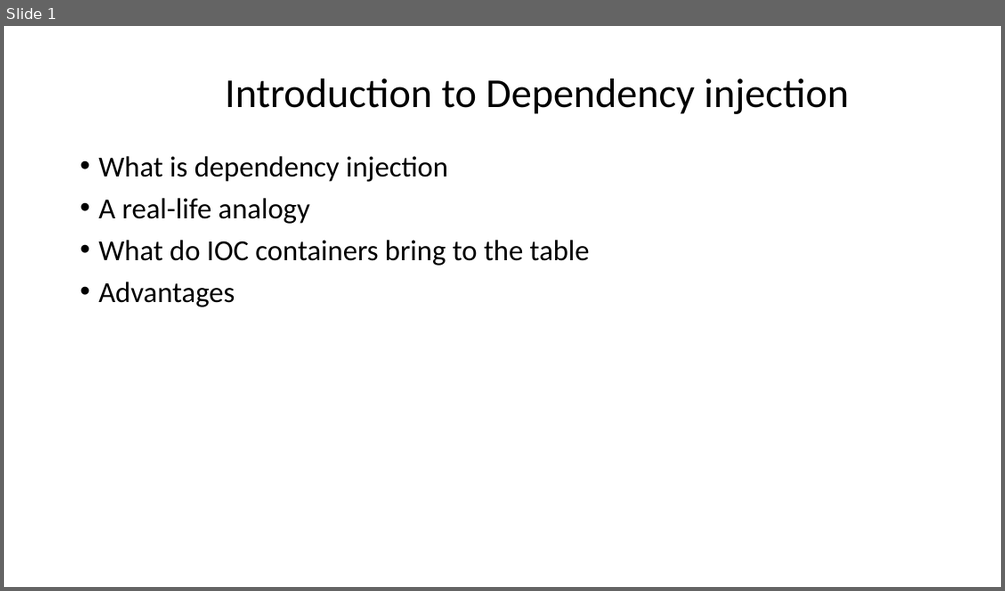
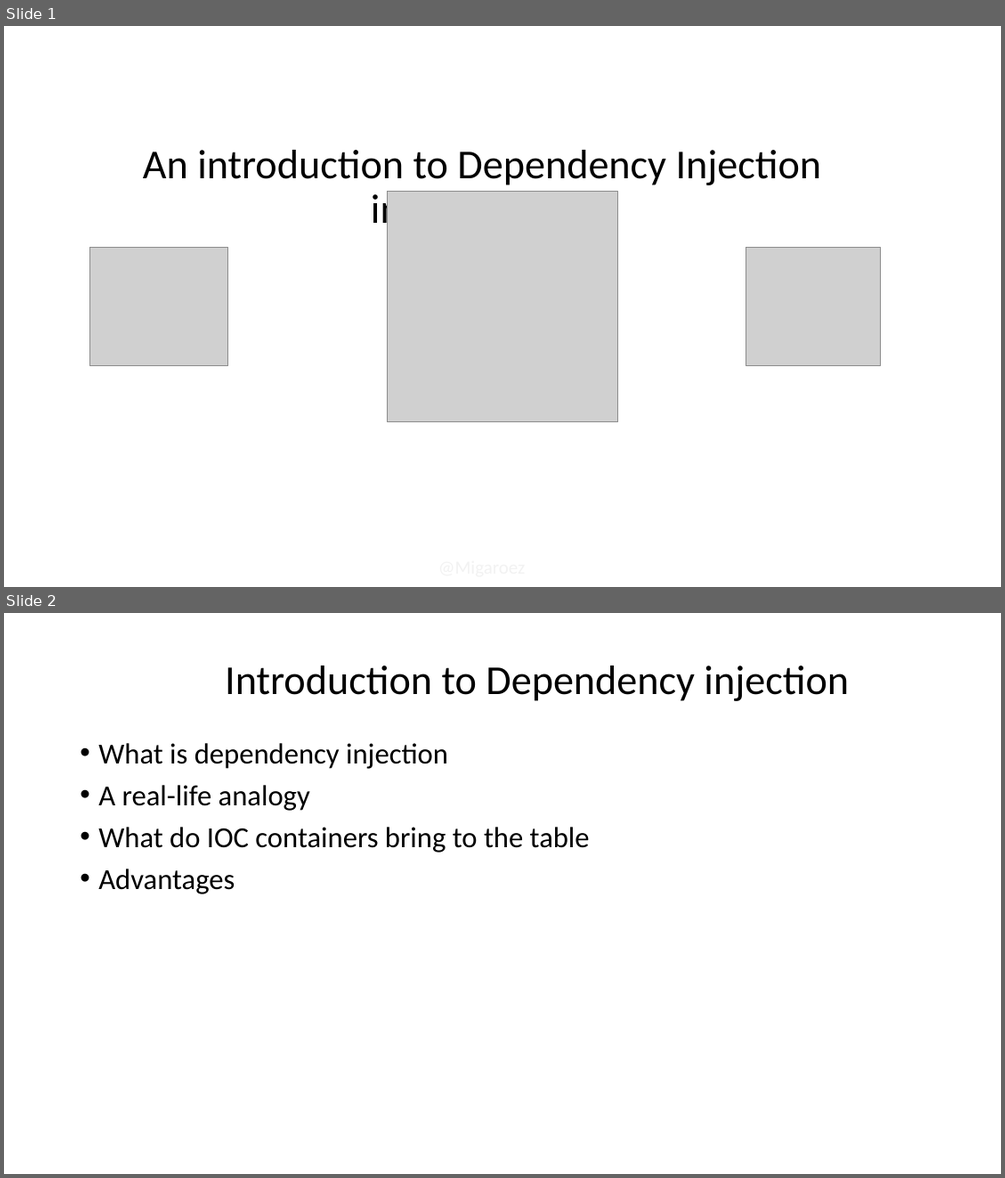
Before and after one commit to Migaroez/CodePatchDependencyInjection, a slide deck: Introduction to Dependency injection.pptx. Shown one above the other, each under a label of ours: slide 1 before the commit, slides 1 and 2 after it. The pictures are 1005x591 and 1005x1178 pixels, drawn with LibreOffice and Linux fonts; fonts in the diff are those of the drawing; grey boxes stand for pictures; background and template pictures are left out. Boxes give left, top, right and bottom in pixels: in the first picture for what was removed or moved away, otherwise in the second. Text is boxed around its words. In the diff, an @@ line names an element or a change of style, - is before the commit and + after.

Commit message:
More presentation flair

```diff
--- a/Introduction to Dependency injection.pptx
+++ b/Introduction to Dependency injection.pptx
@@ slide 1 added at bbox=[4, 26, 1001, 587], background picture (left out) @@
@@ title added at bbox=[143, 150, 822, 233], 39.6 pt, text #000000 @@
+An introduction to Dependency Injection in Umbraco 8
@@ picture added at bbox=[388, 192, 618, 421] @@
@@ picture added at bbox=[90, 247, 227, 365] @@
@@ picture added at bbox=[745, 247, 880, 365] @@
@@ text added at bbox=[431, 551, 534, 580], 18 pt, text #F2F2F2 @@
+@Migaroez
@@ what was slide 1 is now slide 2 @@
```
